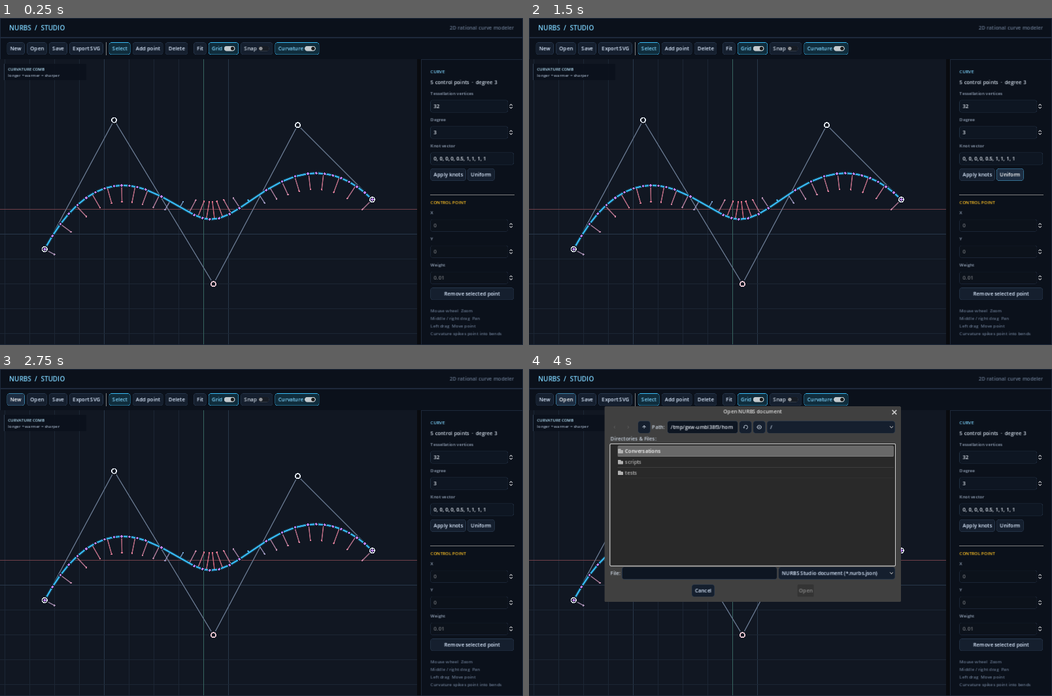
Above: before the commit, frames 1-4 (two rows, left to right).
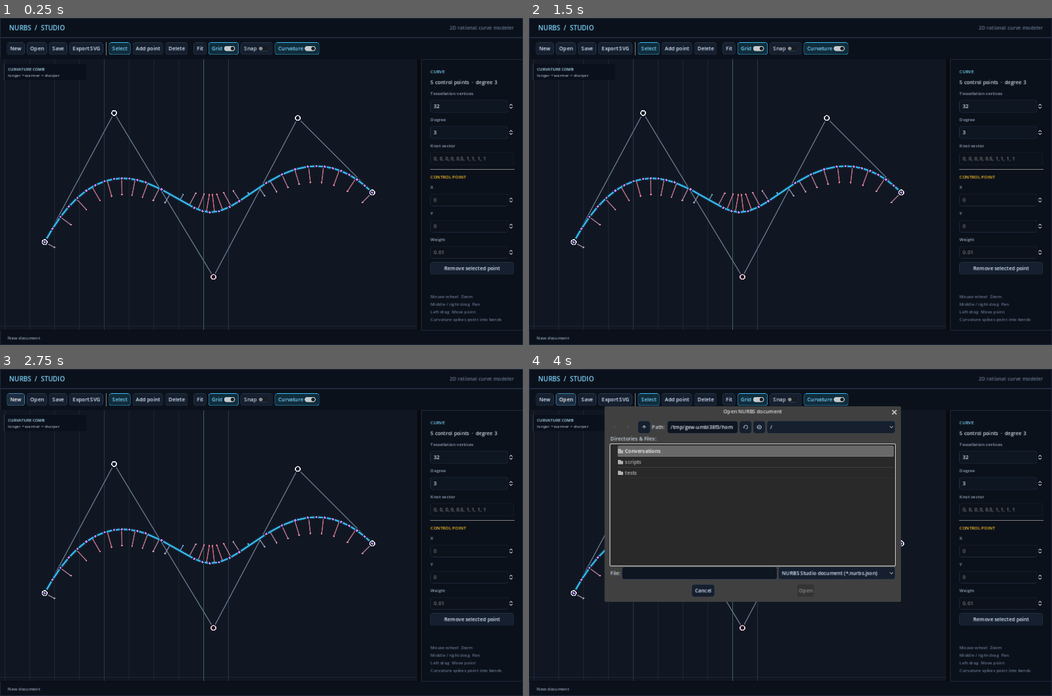
Above: after the commit, the same moments.

Repository: kvu787/CurveModeler
Game: Godot game, scene res://main.tscn
Two runs of this game, one before a commit and one after it. Both use one fixed random seed, a clock stepped at 60 frames per second and the inputs below.
Inputs (mouse positions are in pixels of both pictures, inside the frame that each line leads up to):
- Up to frame 1 (0.25 s): no input
- Up to frame 2 (1.5 s): click (978, 174) at 0.5 s, where only the run before the commit has a clickable "Apply knots"; click (1010, 174) at 1.25 s, where only the run before the commit has a clickable "Uniform"
- Up to frame 3 (2.75 s): click "New" at 2 s
- Up to frame 4 (4 s): click "New" at 2.75 s; click "Open" at 3.5 s

The runs differ from the first frame. In frame 1, 4.3% of the frame differs, in the area x 0-100%, y 28-100%; in frame 2, 4.4%; in frame 3, 4.3%; in frame 4, 2.1%.

Commit message:
Make knot vector display read-only

Diff:
--- a/scripts/main.gd
+++ b/scripts/main.gd
@@ -9,8 +9,7 @@
 var point_fields: Array[SpinBox] = []
 var degree_spin: SpinBox
 var tessellation_spin: SpinBox
-var knot_edit: LineEdit
-var knot_error: Label
+var knot_display: LineEdit
 var curve_info: Label
 var status_label: Label
 var file_dialog: FileDialog
@@ -252,19 +251,10 @@
 	degree_spin.value_changed.connect(_on_degree_changed)
 	column.add_child(degree_spin)
 	column.add_child(_field_label("Knot vector"))
-	knot_edit = LineEdit.new()
-	knot_edit.placeholder_text = "0, 0, 0, 1, 1, 1"
-	knot_edit.tooltip_text = "A nondecreasing list with point count + degree + 1 values"
-	column.add_child(knot_edit)
-	var knot_actions := HBoxContainer.new()
-	knot_actions.add_child(_button("Apply knots", _apply_knots))
-	knot_actions.add_child(_button("Uniform", _make_uniform))
-	column.add_child(knot_actions)
-	knot_error = Label.new()
-	knot_error.autowrap_mode = TextServer.AUTOWRAP_WORD_SMART
-	knot_error.add_theme_font_size_override("font_size", 11)
-	knot_error.add_theme_color_override("font_color", Color("fb7185"))
-	column.add_child(knot_error)
+	knot_display = LineEdit.new()
+	knot_display.editable = false
+	knot_display.tooltip_text = "The curve's read-only knot vector"
+	column.add_child(knot_display)
 	column.add_child(HSeparator.new())
 
 	inspector_title = Label.new()
@@ -409,25 +399,6 @@
 	_on_curve_changed()
 
 
-func _apply_knots() -> void:
-	var values: Array[float] = []
-	for part in knot_edit.text.replace(";", ",").split(",", false):
-		if not part.strip_edges().is_valid_float():
-			knot_error.text = "Every knot must be a number."
-			return
-		values.append(part.strip_edges().to_float())
-	if not curve.set_custom_knots(values):
-		knot_error.text = "Expected %d nondecreasing values with a usable domain." % (curve.control_points.size() + curve.degree + 1)
-		return
-	knot_error.text = ""
-	_on_curve_changed()
-
-
-func _make_uniform() -> void:
-	curve.regenerate_knots()
-	_on_curve_changed()
-
-
 func _delete_selected() -> void:
 	canvas.delete_selected()
 
@@ -443,7 +414,7 @@
 	var knot_parts: PackedStringArray = []
 	for knot in curve.knots:
 		knot_parts.append(str(snappedf(knot, 0.001)))
-	knot_edit.text = ", ".join(knot_parts)
+	knot_display.text = ", ".join(knot_parts)
 	var has_selection := canvas.selected_index >= 0 and canvas.selected_index < curve.control_points.size()
 	inspector_title.text = "CONTROL POINT %d" % (canvas.selected_index + 1) if has_selection else "CONTROL POINT"
 	for field in point_fields:
--- a/tests/test_app_smoke.gd
+++ b/tests/test_app_smoke.gd
@@ -28,7 +28,9 @@
 	key_event.keycode = KEY_N
 	key_event.ctrl_pressed = true
 	_expect(not app._is_value_entry_key(key_event), "Application shortcuts must be blocked")
-	app.knot_edit.grab_focus()
+	_expect(not app.knot_display.editable, "The knot vector must be displayed read-only")
+	_expect(not app.knot_display.text.is_empty(), "The current knot vector must be visible")
+	app.point_fields[0].get_line_edit().grab_focus()
 	await process_frame
 	key_event.ctrl_pressed = false
 	key_event.unicode = 110
Not shown, changed: README.md
